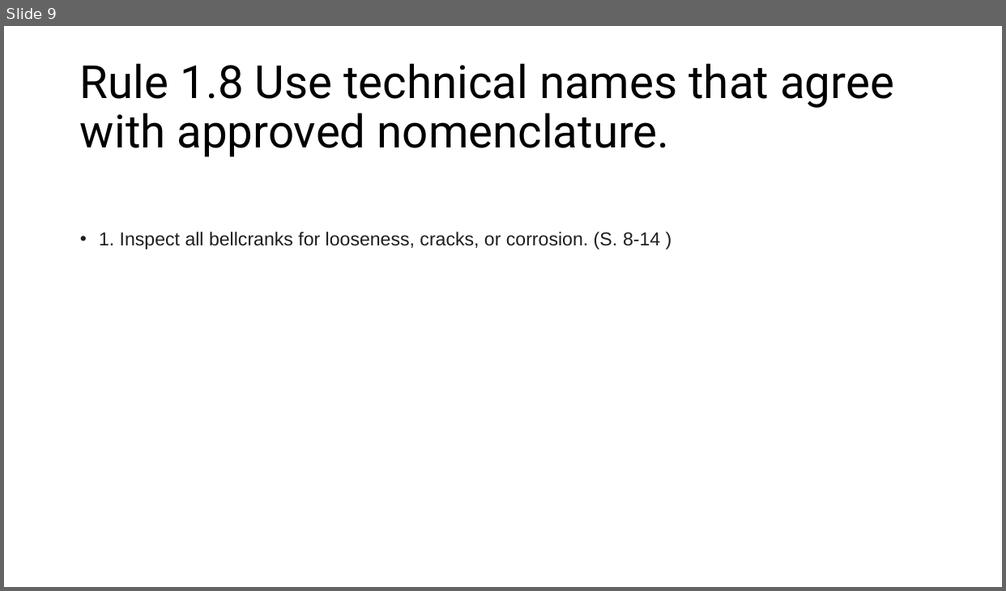
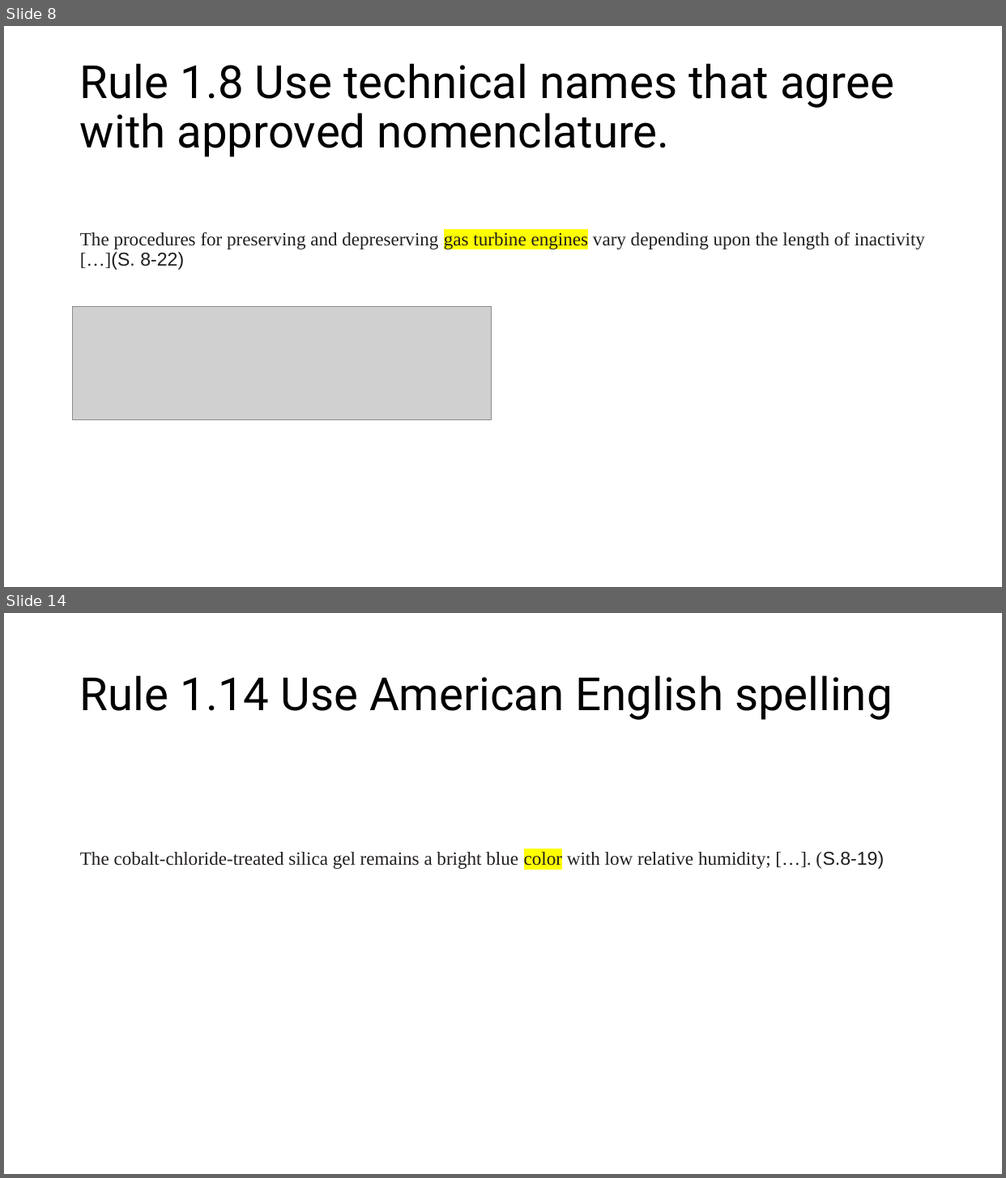
Before and after one commit to Maltrix147/Studium, a slide deck: Semester_4/simplified_English/Regeln_Malte_Hermann.pptx. Shown one above the other, each under a label of ours: slide 9 before the commit, slides 8 and 14 after it; the slides between them are not shown. The pictures are 1006x591 and 1006x1178 pixels, drawn with LibreOffice and Linux fonts; fonts in the diff are those of the drawing; grey boxes stand for pictures. Boxes give left, top, right and bottom in pixels: in the first picture for what was removed or moved away, otherwise in the second. Text is boxed around its words. In the diff, an @@ line names an element or a change of style, - is before the commit and + after.

```diff
--- a/Semester_4/simplified_English/Regeln_Malte_Hermann.pptx
+++ b/Semester_4/simplified_English/Regeln_Malte_Hermann.pptx
@@ slide 14 added at box(4, 613, 1002, 1174), background #FFFFFF @@
@@ title added at box(80, 675, 893, 720), 44 pt, text #000000 @@
+Rule 1.14 Use American English spelling
@@ text added at box(80, 851, 884, 869), 18 pt, text #221E1F @@
+The cobalt-chloride-treated silica gel remains a bright blue color with low relative humidity; […]. (S.8-19)
@@ what was slide 9 is now slide 8 @@
@@ slide 8 changed as well @@
@@ text at box(80, 232, 925, 270): text changed; font Arial to Times New Roman; text colour #211D1E to #221E1F @@
-• 1. Inspect all bellcranks for looseness, cracks, or corrosion. (S. 8-14 )
+The procedures for preserving and depreserving gas turbine engines vary depending upon the length of inactivity […](S. 8-22)
@@ picture added at box(73, 307, 492, 420) @@
```
Also in this commit, not shown: 7 other slides changed, 5 other slides added, 1 slide removed, 3 other files.
